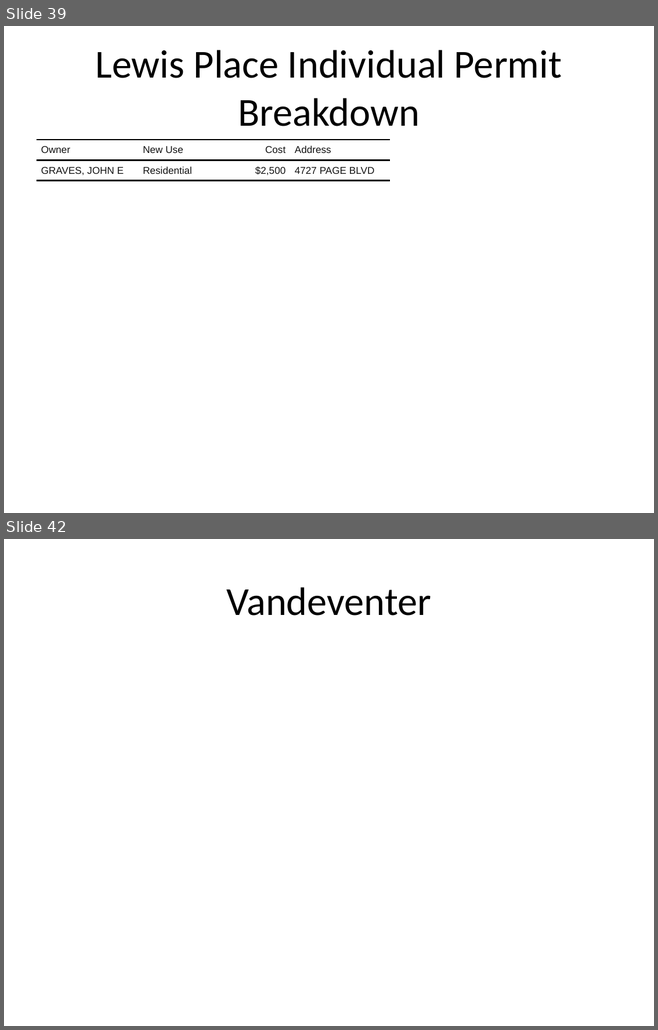
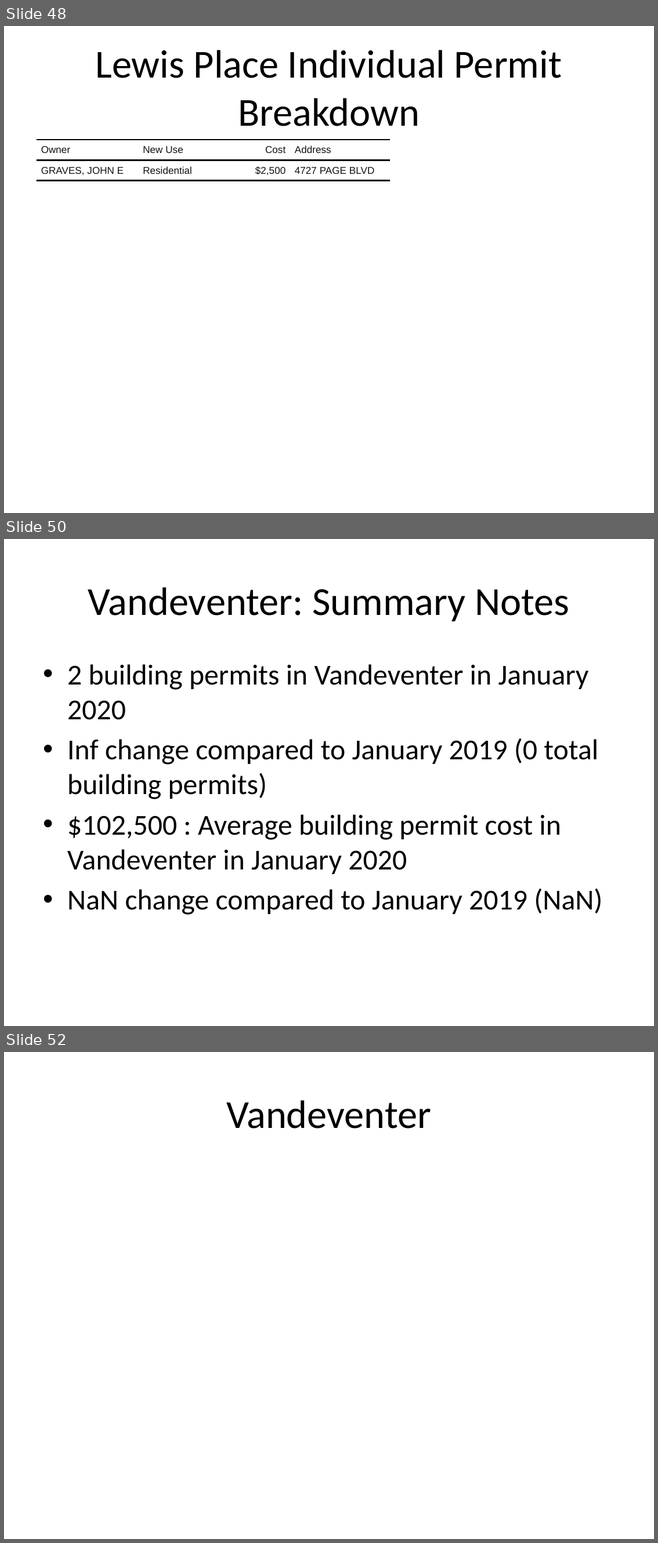
Before and after one commit to wumcrc/stl-building-permits, a slide deck: results/2020/January/finalreport.pptx. Shown one above the other, each under a label of ours: slides 39 and 42 before the commit, slides 48, 50 and 52 after it; the slides between them are not shown. The pictures are 658x1030 and 658x1543 pixels, drawn with LibreOffice and Linux fonts; fonts in the diff are those of the drawing; background and template pictures are left out. Boxes give left, top, right and bottom in pixels: in the first picture for what was removed or moved away, otherwise in the second. Text is boxed around its words. In the diff, an @@ line names an element or a change of style, - is before the commit and + after.

```diff
--- a/results/2020/January/finalreport.pptx
+++ b/results/2020/January/finalreport.pptx
@@ slide 50 added at [4,539,654,1026], background #FFFFFF @@
@@ title added at [88,587,569,621], 44 pt, text #000000 @@
+Vandeventer: Summary Notes
@@ text added at [67,664,602,915], 32 pt, text #000000 @@
+• 2 building permits in Vandeventer in January 2020
+• Inf change compared to January 2019 (0 total building permits)
+• $102,500 : Average building permit cost in Vandeventer in January 2020
+• NaN change compared to January 2019 (NaN)
@@ what was slide 39 is now slide 48 @@
@@ what was slide 42 is now slide 52 @@
```
Also in this commit, not shown: 10 slides changed, 9 other slides added, 11 other files.
